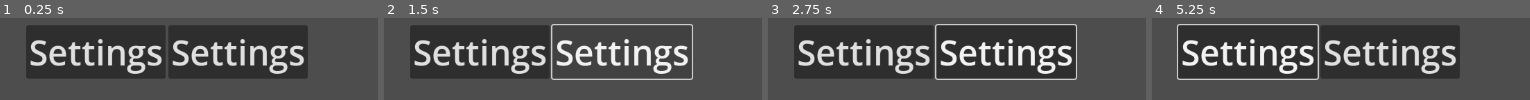
Above: before the commit, frames 1-4 (left to right).
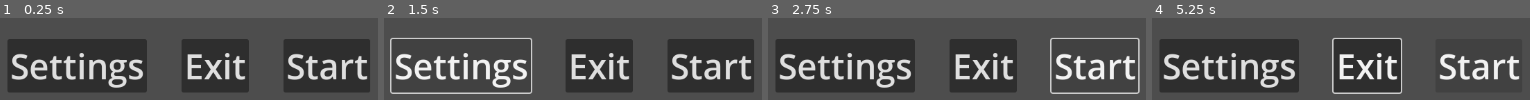
Above: after the commit, the same moments.

Repository: norenad9/Proyecto-Final-POO
Game: Godot game, scene res://Scenes/menu.tscn
Two runs of this game, one before a commit and one after it. Both use one fixed random seed, a clock stepped at 60 frames per second and the inputs below. This scene is started directly instead of the project's main scene.
Inputs (mouse positions are in pixels of both pictures, inside the frame that each line leads up to):
- Up to frame 1 (0.25 s): no input
- Up to frame 2 (1.5 s): click "Settings" at 0.5 s; click "Settings" at 1.25 s
- Up to frame 3 (2.75 s): click (1093, 65) at 2 s, where only the run after the commit has a clickable "Start"
- Up to frame 4 (5.25 s): click (1477, 65) at 2.75 s, where only the run after the commit has a clickable "Start"; hold Right (ui_right) 3.53-5.03 s; hold Left (ui_left) from 5.03 s (still down)

The runs differ from the first frame. In frame 1, 55% of the frame differs, in the area x 2-98%, y 8-91%; in frame 2, 41%; in frame 3, 47%; in frame 4, 47%.

Commit message:
Added main menu Fr

Diff:
--- a/Scenes/menu.tscn
+++ b/Scenes/menu.tscn
@@ -14,23 +14,25 @@
 
 [node name="TextureRect" type="TextureRect" parent="."]
 layout_mode = 0
-offset_top = 8.0
-offset_right = 40.0
-offset_bottom = 48.0
+offset_left = -572.0
+offset_top = -321.0
+offset_right = 575.0
+offset_bottom = 324.0
 
 [node name="BoxContainer" type="BoxContainer" parent="."]
 layout_mode = 1
-anchors_preset = 14
-anchor_top = 0.5
-anchor_right = 1.0
-anchor_bottom = 0.5
-offset_left = -163.0
-offset_top = -154.0
-offset_right = 100.5
-offset_bottom = 38.5
+anchors_preset = 7
+anchor_left = 0.5
+anchor_top = 1.0
+anchor_right = 0.5
+anchor_bottom = 1.0
+offset_left = -215.5
+offset_top = -77.0
+offset_right = 215.5
 grow_horizontal = 2
-grow_vertical = 2
+grow_vertical = 0
 theme = SubResource("Theme_u4yt8")
+theme_override_constants/separation = 50
 
 [node name="btnSettings" type="Button" parent="BoxContainer"]
 layout_mode = 2
@@ -39,9 +41,16 @@
 theme_override_font_sizes/font_size = 50
 text = "Settings"
 
-[node name="btnSettings2" type="Button" parent="BoxContainer"]
+[node name="btnExit" type="Button" parent="BoxContainer"]
 layout_mode = 2
 size_flags_horizontal = 4
 size_flags_vertical = 4
 theme_override_font_sizes/font_size = 50
-text = "Settings"
+text = "Exit"
+
+[node name="btnStart" type="Button" parent="BoxContainer"]
+layout_mode = 2
+size_flags_horizontal = 4
+size_flags_vertical = 4
+theme_override_font_sizes/font_size = 50
+text = "Start"
